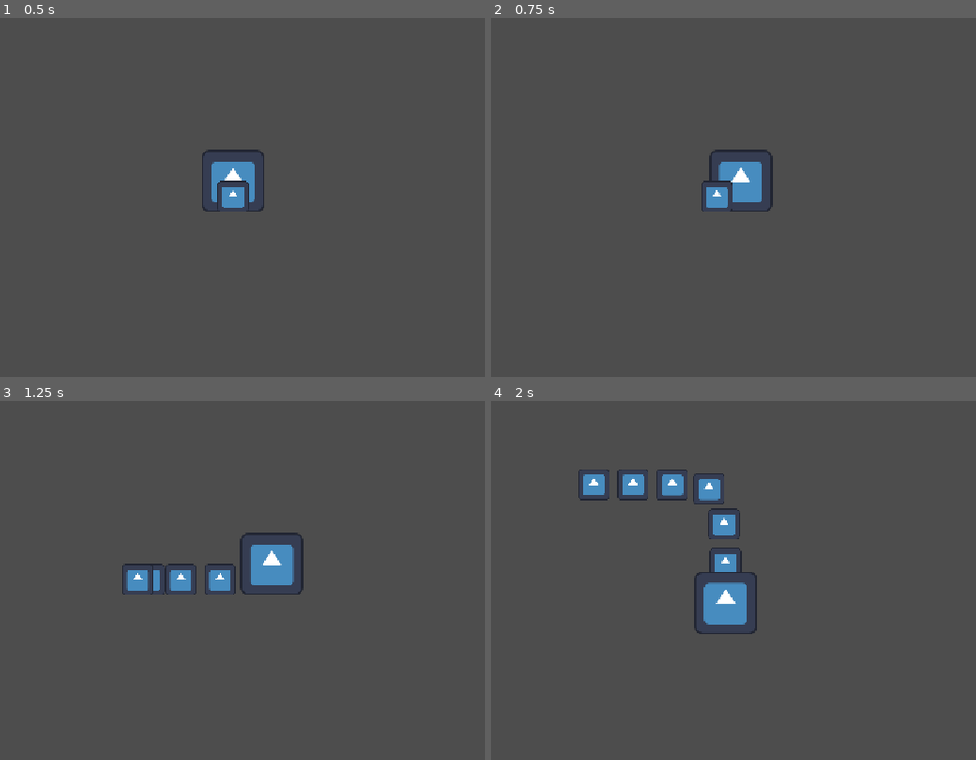
Above: before the commit, frames 1-4 (two rows, left to right).
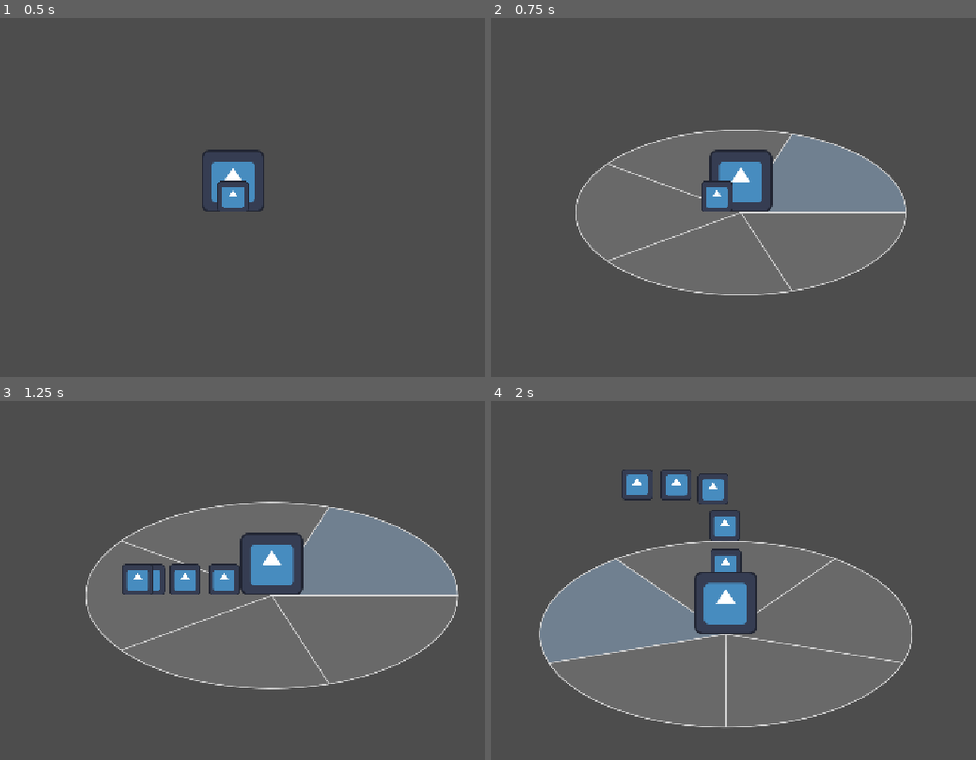
Above: after the commit, the same moments.

Repository: frantisek-boura/summoner-game
Game: Godot game, scene res://scenes/player/player.tscn
Same seed, same stepped clock (60 frames per second), same inputs: the game is played once before the commit and once after it. The engine's default icon, where the game draws it, is replaced by a stand-in: a white triangle on a blue panel in a dark square.
Inputs (mouse positions are in pixels of both pictures, inside the frame that each line leads up to):
- Up to frame 1 (0.5 s): no input
- Up to frame 2 (0.75 s): tap Enter at 0.5 s; move the mouse to (888, 190) at 0.52 s; hold D (right) from 0.53 s (still down); hold E (minion_selector) from 0.53 s (still down); click (888, 190) at 0.67 s
- Up to frame 3 (1.25 s): keep holding D (right); keep holding E (minion_selector)
- Up to frame 4 (2 s): move the mouse to (573, 616) at 1.27 s; release D (right) at 1.28 s; release E (minion_selector) at 1.28 s; hold S (down) from 1.28 s (still down); tap E (minion_selector) at 1.35 s

Frame 1 is identical in both runs. In frame 2, 23% of the frame differs, in the area x 17-86%, y 31-78%; in frame 3, 28%; in frame 4, 30%, in the area x 9-87%, y 19-91%.
Error after the commit: Invalid access to property or key 'follow_position' on a base object of type 'Node (MinionMovement)'. (res://scripts/player/minion/minion.gd:18)

Commit message:
feat: add descriptive comments to MinionManager nodes.

Diff:
--- a/scripts/player/minion/minion.gd
+++ b/scripts/player/minion/minion.gd
@@ -21,4 +21,4 @@
 	movement.follow_path()
 
 func set_follow_path(follow_position: Vector2) -> void:
-	movement.follow_position = follow_position
+	movement.set_follow_position(follow_position)
--- a/scripts/player/minion/minion_movement.gd
+++ b/scripts/player/minion/minion_movement.gd
@@ -9,11 +9,14 @@
 var minion: Minion:
 	get:
 		return _entity as Minion
-var follow_position: Vector2
+var _follow_position: Vector2
+
+func set_follow_position(follow_position: Vector2) -> void:
+	_follow_position = follow_position
 
 ## Moves this minion towards the owner entity's position.
 func follow_path() -> void:
-	_direction = minion.global_position.direction_to(follow_position)
+	_direction = minion.global_position.direction_to(_follow_position)
 
 	minion.velocity.x = move_toward(minion.velocity.x, _direction.x * follow_movement_speed, follow_acceleration_speed)
 	minion.velocity.y = move_toward(minion.velocity.y, _direction.y * follow_movement_speed, follow_acceleration_speed)
--- a/scripts/player/minion_handler.gd
+++ b/scripts/player/minion_handler.gd
@@ -1,23 +1,30 @@
 @icon("res://addons/at-icons/node2d/list_checkboxes.svg")
 extends Node2D
 class_name MinionHandler
+## MinionHandler is used for handling minion instances.
+##
+## Its responsibilities include keeping track of which minions can have its state forced by [MinionManager],
+## limiting minion instances within its child tree, creating and removing new minion instances, reacting to
+## changes in child tree and changes in regards to each minion's [member MinionStateMachine.is_forcible] value.
+## [br]
+## This node is directly controlled by [MinionManager].
 
-## Collection of all minions.
+## Collection of all minions instances that can be interacted with.
 var minions: Dictionary[Minion, int] = {}
-## Collection of minions that can be forced to change state by [MinionManager]
+## Collection of minions that can be forced to change state.
 var forcible_minions: Dictionary[Minion, int] = {}
 
 ## Emitted when [MinionHandler]'s tree of child nodes changes.
 signal minion_tree_changed(new_minion: Minion)
-## Emitted when a minion changes their forcible status.
+## Emitted when a minion changes their [member MinionStateMachine.is_forcible] value.
 signal forcible_minions_changed(is_enabled: bool, new_minion: Minion)
 
 func _ready() -> void:
 	child_entered_tree.connect(_on_minion_tree_changed.bind(false))
 	child_exiting_tree.connect(_on_minion_tree_changed.bind(true))
 
-# TODO: Minion Add/Remove methods. Has to check maximum mininos when adding.
-
+## Instantiates a new minion scene based on the [param minion_scene] provided at [param new_position] position.
+## Does nothing if [member MinionHandler.minions] contains [const MinionManager.MAX_MINIONS_COUNT] or more instances.
 func add_minion(minion_scene: PackedScene, new_position: Vector2) -> void:
 	if len(minions) >= MinionManager.MAX_MINIONS_COUNT:
 		return
@@ -25,9 +32,22 @@
 	minion.global_position = new_position
 	add_child(minion)
 
+## Removes the provided [param minion] instance.
+## Does nothing if [member MinionHandler.minions] has 0 instances.
+func remove_minion(minion: Minion) -> void:
+	if len(minions) == 0 or not is_instance_valid(minion):
+		return
+	minion.queue_free()
+
+## Serves as a handler to call [method _reorganize_minions] from the outside for initialization purposes.
+## Used by [MinionManager] at the end of its own initialization.
 func reorganize_minions() -> void:
 	_reorganize_minions(null, false)
 
+## Sorts child nodes of type [Minion] into [member minions] and [member forcible_minions].
+## Is called when the tree of child nodes detects a change or when a minion's [member MinionStateMachine.is_forcible] value is changed.
+## Parameter [param target_node] is a reference to the node being added/deleted, [param is_deleting] is a flag that decides
+## whether [param target_node] is being added or deleted.
 func _reorganize_minions(target_node: Node = null, is_deleting: bool = false) -> void:
 	var new_minions: Dictionary[Minion, int] = {}
 	var new_forcible_minions: Dictionary[Minion, int] = {}
@@ -53,6 +73,9 @@
 	minions = new_minions
 	forcible_minions = new_forcible_minions
 
+## Reacts to changes in tree of child nodes.
+## Checks for count of minions in child tree and removes extra minions, reorganizes minions,
+## and emits [signal MinionHandler.minion_tree_changed] to signal that minions have been reorganized.
 func _on_minion_tree_changed(target_node: Node = null, is_deleting: bool = false) -> void:
 	if len(get_children()) > MinionManager.MAX_MINIONS_COUNT and not is_deleting:
 		target_node.queue_free()
@@ -61,6 +84,8 @@
 	_reorganize_minions(target_node, is_deleting)
 	minion_tree_changed.emit(target_node as Minion if not is_deleting else null)
 
+## Reacts to changes in [Minion] child nodes' [member MinionStateMachine.is_forcible] values.
+## Reorganizes minions and emits [signal MinionHandler.forcible_minions_changed] to signal that minions have changed their forcible states.
 func _on_forcible_changed(is_enabled: bool, minion: Minion) -> void:
 	_reorganize_minions()
 	forcible_minions_changed.emit(is_enabled, minion)
--- a/scripts/player/minion_manager/minion_manager.gd
+++ b/scripts/player/minion_manager/minion_manager.gd
@@ -1,6 +1,9 @@
 @icon("res://addons/at-icons/node2d/brain.svg")
 class_name MinionManager
 extends Node2D
+## MinionManager controls the entire minion system.
+##
+## This node utilizes nodes like [RadialMinionMenu], [SelectedMinionIndicator], [MinionHandler] and [MinionPath] to control minions.
 
 const MAX_MINIONS_COUNT: int = 12
 const IDLE_RADIUS: float = 300.0
@@ -29,10 +32,12 @@
 
 	radial_minion_menu.minion_selected.connect(_on_minion_selected)
 	minion_handler.minion_tree_changed.connect(_on_minion_tree_changed)
+	minion_handler.forcible_minions_changed.connect(_on_forcible_minions_changed)
 	minion_path.update_timer.timeout.connect(_on_path_updated)
 
 	minion_handler.reorganize_minions()
 	minion_path.init_points(entity.global_position)
+	radial_minion_menu.set_options(minion_handler.forcible_minions.keys())
 
 ## Increases internal [member MinionManager.angle] value used for determining current idle position of each minion.
 ## Takes [float] [param delta] as increment.
@@ -68,28 +73,32 @@
 	selected_minion_indicator.enable(minion)
 
 func _on_minion_tree_changed(_new_minion: Minion = null) -> void:
+	radial_minion_menu.set_options(minion_handler.forcible_minions.keys())
 	_update_minion_follow_points()
-	for m: Minion in minion_handler.forcible_minions.keys():
-		print(m.movement.follow_position)
+
+func _on_forcible_minions_changed() -> void:
+	radial_minion_menu.set_options(minion_handler.forcible_minions.keys())
+	_update_minion_follow_points()
 
 func _on_path_updated() -> void:
 	minion_path.update_point(entity.global_position)
 	_update_minion_follow_points()
 
-### Forces minions that can be forced into the idle state.
-#func idle_minions() -> void:
-	#for minion: Minion in _forcible_minions:
-		#minion.minion_state_machine.change_state_safe("minion_idle_state")
-	#is_idling = true
-	#radial_minion_menu.show()
-		#
-### Forces minions that can be forced into the follow state.
-#func follow_minions() -> void:
-	#for minion: Minion in _forcible_minions:
-		#minion.minion_state_machine.change_state_safe("minion_move_to_entity_state")
-	#is_idling = false
-	#radial_minion_menu.hide()
-	#
+func force_minions_select() -> void:
+	for minion: Minion in minion_handler.forcible_minions.keys():
+		minion.state_machine.change_state_safe("minion_idle_state")
+
+func force_minions_follow() -> void:
+	for minion: Minion in minion_handler.forcible_minions.keys():
+		minion.state_machine.change_state_safe("minion_follow_state")
+
+func open_selection_menu() -> void:
+	radial_minion_menu.show()
+
+func close_selection_menu(make_selection: bool) -> void:
+	radial_minion_menu.hide()
+	radial_minion_menu.make_selection()
+
 ### Invoked when the state of a minion's [signal MinionStateMachine.forcible_changed] is emitted.
 ### Handles
 #func _on_forcible_changed(is_enabled: bool, minion: Minion) -> void:
--- a/scripts/player/minion_manager/minion_path.gd
+++ b/scripts/player/minion_manager/minion_path.gd
@@ -1,9 +1,17 @@
 @icon("res://addons/at-icons/node2d/itinerary.svg")
 class_name MinionPath
 extends Node2D
+## MinionPath is used to keep track of the path its owner entity is travelling.
+##
+## Uses [member MinionPath.update_timer] and [method MinionPath.update_point] to periodically update [member MinionPath.points]. Provides functions
+## to enable/disable [member MinionPath.update_timer].
+## [br]
+## This node is directly controlled by [MinionManager].
 
+## The timer node that controls how often [member MinionPath.points] is updated.
 @export var update_timer: Timer
 
+## Collection of [Node2D] instances that represent snapshots of owner entity's previous positions.
 var points: Array[Node2D] = []
 
 func _ready() -> void:
@@ -18,6 +26,7 @@
 	update_timer.start()
 
 ## Handler function for [signal update_timer.timeout].
+## Signal [signal update_timer.timeout] should be handled inside [MinionManager]
 func update_point(new_position: Vector2) -> void:
 	var back: Node2D = points.pop_back()
 	back.global_position = new_position
@@ -25,16 +34,12 @@
 
 ## Initializes [const MinionManager.MAX_MINIONS_COUNT] amount of points at [param origin_position] position.
 func init_points(origin_position: Vector2) -> void:
-	_clear_points()
+	for point: Node2D in points:
+		point.queue_free()
+	points.clear()
 
 	for _i in MinionManager.MAX_MINIONS_COUNT:
 		var point: Node2D = Node2D.new()
 		point.global_position = origin_position
 		points.append(point)
 		add_child(point)
-
-## Clears the child tree of all Node2D point nodes.
-func _clear_points() -> void:
-	for point: Node2D in points:
-		point.queue_free()
-	points.clear()
--- a/scripts/player/minion_manager/states/minion_manager_follow_state.gd
+++ b/scripts/player/minion_manager/states/minion_manager_follow_state.gd
@@ -7,7 +7,7 @@
 	assert(minion_manager != null, "MINION MANAGER FOLLOW STATE: Stateful node not set")
 
 func enter() -> void:
-	pass
+	minion_manager.force_minions_follow()
 
 func exit() -> void:
 	pass
--- a/scripts/player/minion_manager/states/minion_manager_select_state.gd
+++ b/scripts/player/minion_manager/states/minion_manager_select_state.gd
@@ -7,7 +7,7 @@
 	assert(minion_manager != null, "MINION MANAGER IDLE STATE: Stateful node not set")
 
 func enter() -> void:
-	pass
+	minion_manager.force_minions_select()
 
 func exit() -> void:
 	pass
@@ -15,8 +15,8 @@
 func frames(_delta: float) -> void:
 	pass
 
-func physics(_delta: float) -> void:
-	pass
+func physics(delta: float) -> void:
+	minion_manager.inc_angle(delta)
 
 func input_process(_delta: float) -> void:
 	pass
--- a/scripts/player/states/player_idle_state.gd
+++ b/scripts/player/states/player_idle_state.gd
@@ -31,7 +31,9 @@
 func input_event(event: InputEvent) -> void:
 	pass
 	if event.is_action_pressed("minion_selector"):
-		player.minion_manager.add_default_minion()
+		player.minion_manager.open_selection_menu()
+	if event.is_action_released("minion_selector"):
+		player.minion_manager.close_selection_menu(true)
 	#if event.is_action_released("minion_selector") and player.minion_manager.is_idling:
 		#player.minion_manager.radial_minion_menu.make_selection()
 		#player.minion_manager.follow_minions()
--- a/scripts/ui/radial_minion_menu/radial_minion_menu.gd
+++ b/scripts/ui/radial_minion_menu/radial_minion_menu.gd
@@ -1,36 +1,52 @@
 @icon("res://addons/at-icons/node2d/pie_chart.svg")
 class_name RadialMinionMenu
 extends Node2D
+## RadialMinionMenu is used as a visual representation for selecting minions.
+##
+## Its responsibilites are keeping track of selectable options, keeping track of one selected option,
+## and rendering the menu with selectable options.
+## [br]
+## This node is directly controlled by [MinionManager].
 
+## The speed at which the visual expands when [method CanvasItem.show] is called.
 @export_range(0, 100, 0.01) var expand_speed: float = 10.0
+## The background color of the menu visual.
 @export var bkg_color: Color = Color.DIM_GRAY
+## The color of selectable options' separator.
 @export var line_color: Color = Color.LIGHT_GRAY
+## The highlight color of the hovered/selected option.
 @export var selected_color: Color = Color.SLATE_GRAY
+## The width of selectable options' separator.
 @export var line_width: int = 1
 
+## The currently selected option index.
 var _selection: int = 0
+## Collection of selectable options.
 var _options: Array[Minion] = []
+## The radius of the menu.
 var _radius: float = 0
 
+## Emitted when an option is selected. A selection can be made by [method RadialMinionMenu.make_selection].
 signal minion_selected(minion: Minion)
+## Emitted when an option is hovered. This happens when the value of [member RadialMinionMenu._selection] changes.
 signal minion_hovered
 
 func _ready() -> void:
 	hide()
 
-	visibility_changed.connect(_on_visibility_changed)
+	visibility_changed.connect(func(): if not is_visible_in_tree(): _radius = 0)
 
+## Marks the current value of [member RadialMinionMenu._selection] as the selected value and closes the menu.
 func make_selection() -> void:
-	if len(_options) != 0:
+	if len(_options) != 0 or len(_options) < _selection:
 		minion_selected.emit(_options[_selection])
+		hide()
 
+## Changes the selectable options to [param minions].
 func set_options(minions: Array[Minion]) -> void:
 	_options = minions
 
-func _on_visibility_changed() -> void:
-	if not is_visible_in_tree():
-		_radius = 0
-
+## Calculates the inner angle of one selectable option's slice.
 func _get_base_alignment_angle() -> float:
 	if _options.is_empty() or not is_instance_valid(_options[0]):
 		return 0
--- a/scripts/ui/radial_minion_menu/selected_minion_indicator.gd
+++ b/scripts/ui/radial_minion_menu/selected_minion_indicator.gd
@@ -1,16 +1,31 @@
 @icon("res://addons/at-icons/node2d/selection_circle.svg")
 class_name SelectedMinionIndicator
 extends Node2D
+## SelectedMinionIndicator is used to visually represent the currenlty selected minion, which can be
+## selected using [RadialMinionMenu].
+##
+## Provides function to enable and disable the highlight.
+## [br]
+## This node is directly controlled by [MinionManager]
 
+## The minimum radius of the highlight visual.
 @export_range(1.00, 100.00, 0.01) var min_radius: float = 50.0
+## The maximum radius of the highlight visual.
 @export_range(1.00, 100.00, 0.01) var max_radius: float = 100.0
+## The animation speed at which the highlight visual expands/contracts.
 @export_range(1.00, 100.00, 0.01) var animation_speed: float = 8.0
+## The movement speed at which the highlight visual follows its target.
 @export_range(1.00, 100.00, 0.01) var follow_speed: float = 64.0
+## The color of the highlight visual.
 @export var color: Color = Color.YELLOW
 
+## The current radius of the highlight visual.
 var _radius: float = 0.0
-var _is_rising: bool = false
+## Flag that keeps track of whether the highlight visual is expanding or not.
+var _is_expanding: bool = false
+## The current target of the highlight visual.
 var _selected_minion: Minion = null
+## The current position of the highlight visual. Used to lerp between this variable's value and [member SelectedMinionIndicator._selected_minion]'s global position.
 var _current_position: Vector2 = Vector2.ZERO
 
 func _ready() -> void:
@@ -33,15 +48,16 @@
 	if not is_visible_in_tree():
 		return
 
-	_radius = lerpf(_radius, max_radius if _is_rising else min_radius, delta * animation_speed)
+	_radius = lerpf(_radius, max_radius if _is_expanding else min_radius, delta * animation_speed)
 	if abs(_radius - min_radius) < 0.1:
-		_is_rising = true
+		_is_expanding = true
 	if abs(_radius - max_radius) < 0.1:
-		_is_rising = false
+		_is_expanding = false
 
 	if _selected_minion != null:
 		_current_position = lerp(_current_position, _selected_minion.global_position, delta * follow_speed)
 
+## Used to set target and render the highlight visual.
 func enable(minion: Minion) -> void:
 	disable()
 	_selected_minion = minion
@@ -49,6 +65,7 @@
 	_radius = min_radius
 	show()
 
+## Used to hide the highlight visual.
 func disable() -> void:
 	hide()
 	_selected_minion = null
